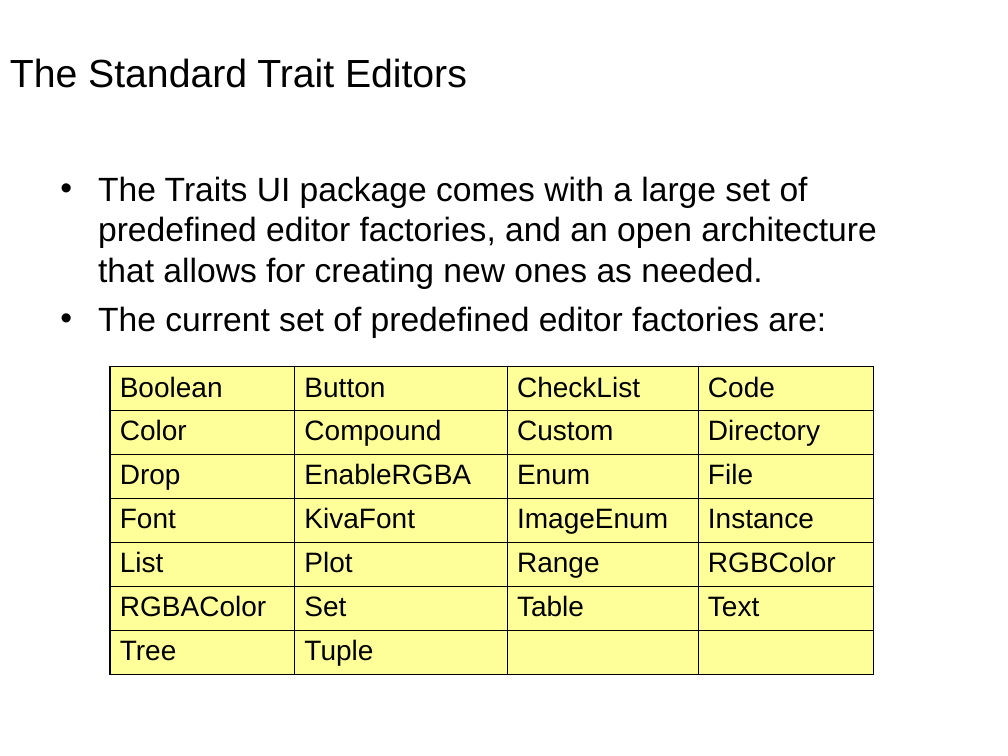
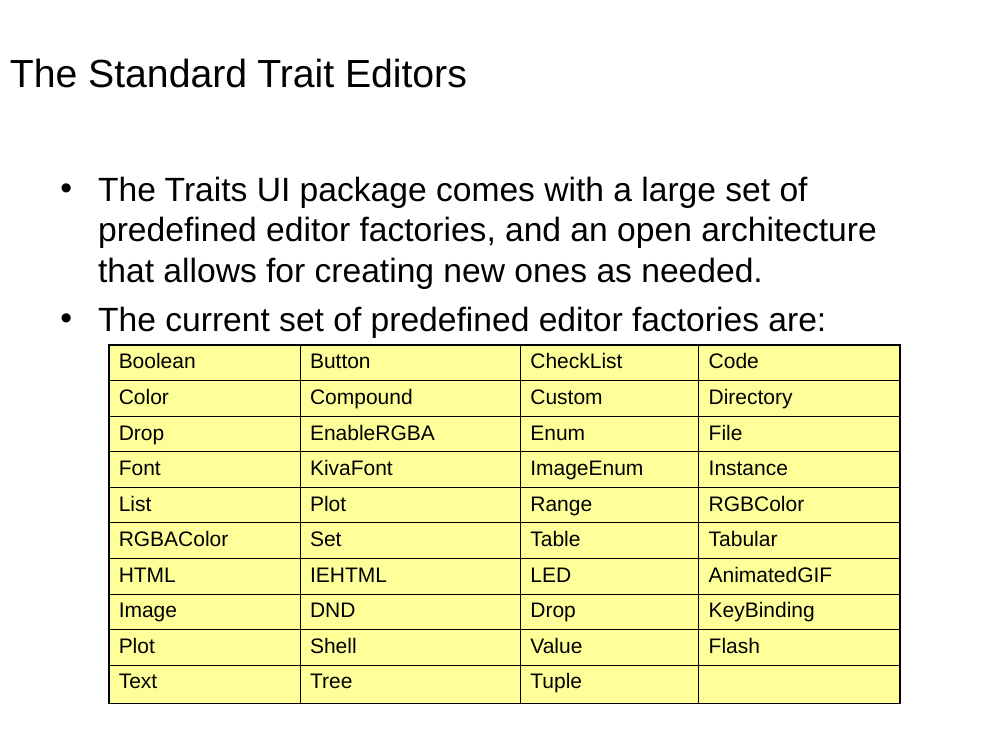
Before and after one commit to enthought/traits, a slide deck: slide 64 of enthought/traits/doc/traits_ui.ppt (slide 63 before the commit). Drawn at 1008x756 pixels with LibreOffice and Linux fonts; fonts in the diff are those of the drawing; background and template pictures are left out. Boxes give left, top, right and bottom in pixels: in the first picture for what was removed or moved away, otherwise in the second. Text is boxed around its words. In the diff, an @@ line names an element or a change of style, - is before the commit and + after.

Commit message:
Updated the Traits UI powerpoint presentation.

```diff
--- a/enthought/traits/doc/traits_ui.ppt
+++ b/enthought/traits/doc/traits_ui.ppt
@@ table at box(109, 345, 901, 700) @@
-row 6: RGBAColor | Set | Table | Text
-row 7: Tree | Tuple |  | 
+row 6: RGBAColor | Set | Table | Tabular
+row 7: HTML | IEHTML | LED | AnimatedGIF
+row 8: Image | DND | Drop | KeyBinding
+row 9: Plot | Shell | Value | Flash
+row 10: Text | Tree | Tuple | 
@@ table: place and size @@
-table at box(110, 367, 873, 672)
+table at box(109, 345, 901, 700)
```
Also in this commit, not shown: 19 other slides changed, 1 slide added.
